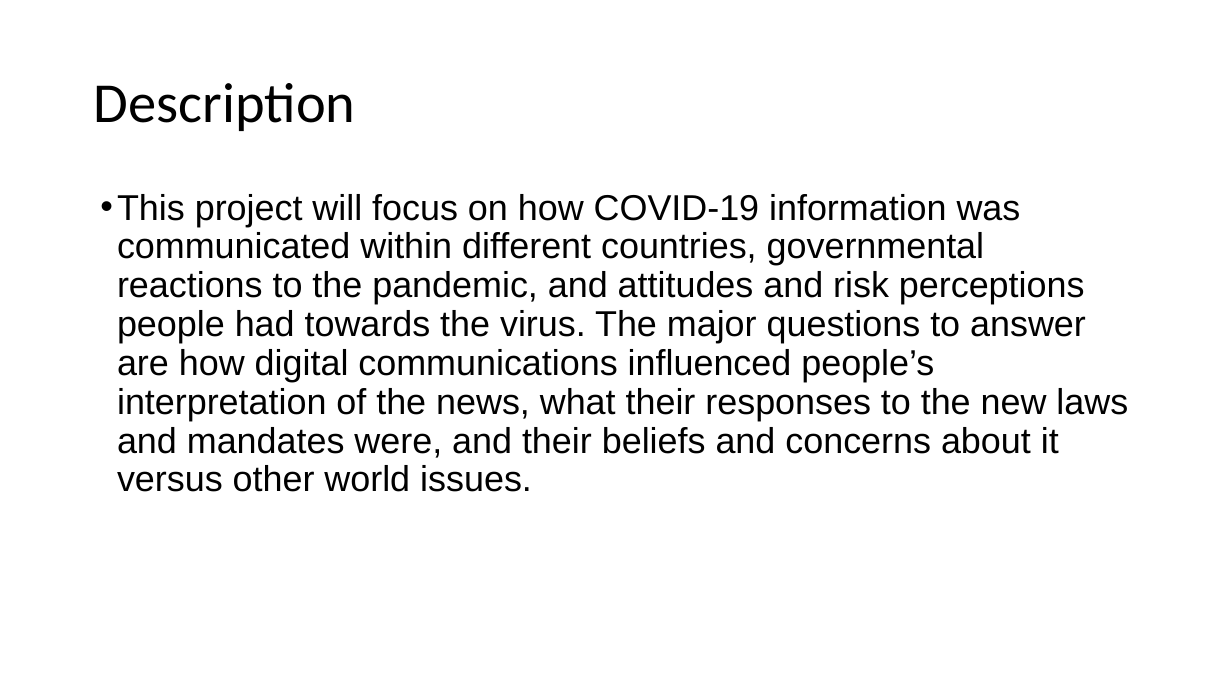
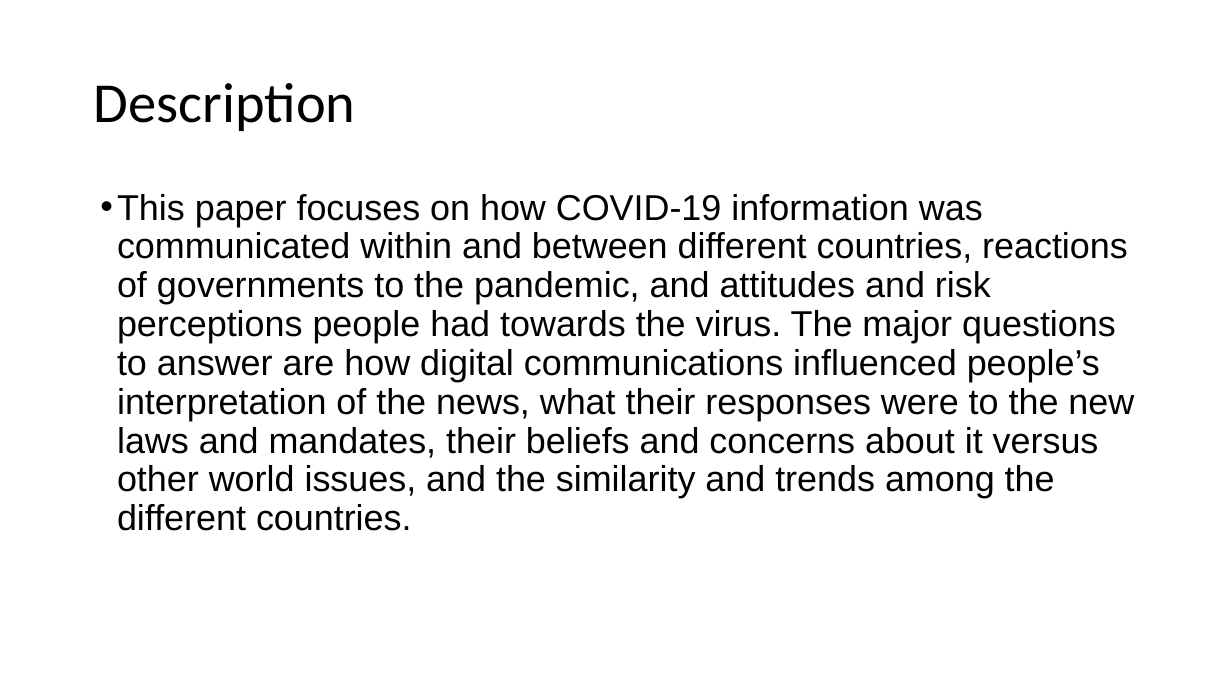
Before and after one commit to snpham/geopolymeric-tribbles, a slide deck: slide 2 of reports/part1_slides.pptx. Drawn at 1232x693 pixels with LibreOffice and Linux fonts; fonts in the diff are those of the drawing. Boxes give left, top, right and bottom in pixels: in the first picture for what was removed or moved away, otherwise in the second. Text is boxed around its words. In the diff, an @@ line names an element or a change of style, - is before the commit and + after.

Commit message:
adding distances script, adding new question for project

```diff
--- a/reports/part1_slides.pptx
+++ b/reports/part1_slides.pptx
@@ text at [117,194,1134,531]: text changed @@
-• This project will focus on how COVID-19 information was communicated within different countries, governmental reactions to the pandemic, and attitudes and risk perceptions people had towards the virus. The major questions to answer are how digital communications influenced people’s interpretation of the news, what their responses to the new laws and mandates were, and their beliefs and concerns about it versus other world issues.
+• This paper focuses on how COVID-19 information was communicated within and between different countries, reactions of governments to the pandemic, and attitudes and risk perceptions people had towards the virus. The major questions to answer are how digital communications influenced people’s interpretation of the news, what their responses were to the new laws and mandates, their beliefs and concerns about it versus other world issues, and the similarity and trends among the different countries.
```
Also in this commit, not shown: 2 other files.
